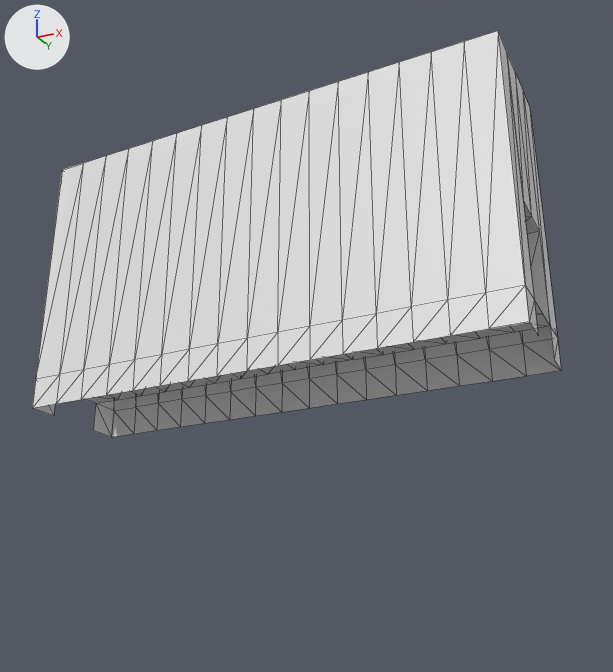
What one commit did to the OBJ model Assets/Crocotile/02_tunnel.obj.
Camera for both pictures: a camera (50 mm lens) standing at (11.7, -21.6, -9.1) and looking at (0.8, 0.1, 0.7). Every picture has the same lights, and +X, +Y and +Z are marked at upper left. Mesh edges are drawn as thin lines. Where no turn or scale is listed for an object, it has been applied to the vertices.

Script lines for the objects in view, before the commit:
```python
me_default = bpy.data.meshes.new('Default')
me_default.from_pydata(...)  # 214 vertices, 344 faces; spans x -8.0..8.0, y -2.0..2.0, z -1.0..8.0
ob_default = bpy.data.objects.new('Default', me_default)
ob_default.location = (0.0, 0.0, 0.0)
```
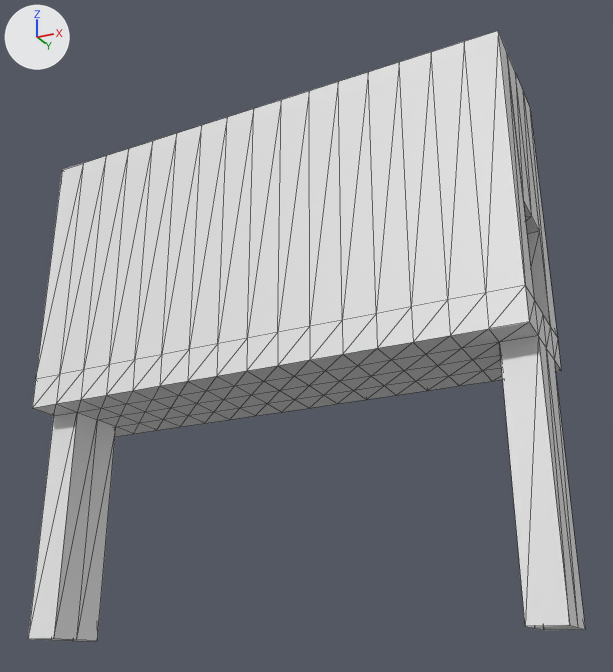
Diff of the bpy script that builds the scene:
```diff
--- a/Assets/Crocotile/02_tunnel.obj.py
+++ b/Assets/Crocotile/02_tunnel.obj.py
@@ me_default @@
 # used by ob_default; location = (0.0, 0.0, 0.0)
-me_default.from_pydata(...)  # 214 vertices, 344 faces; spans x -8.0..8.0, y -2.0..2.0, z -1.0..8.0
+me_default.from_pydata(...)  # 272 vertices, 492 faces; spans x -8.0..8.0, y -2.0..2.0, z -8.0..8.0
+# me_default part 1
+# 1 vertex is added at (-8.0, 0.0, -8.0)
+# 16 new vertices lie (0.0, 1.0, 0.0) away from vertices in x -7.0..8.0, y -2.0..-1.0, z -1.0
+# 15 new vertices lie (1.0, -1.0, 0.0) away from vertices in x -8.0..6.0, y 2.0, z -1.0
+# 15 new vertices lie (0.0, 1.0, 0.0) away from vertices in x -7.0..7.0, y -1.0, z -1.0
+# 11 new vertices lie (0.0, 0.0, -7.0) away from vertices in x -8.0..8.0, y -1.0..1.0, z -1.0
+# 148 new faces join them
```

Boxes (x1, y1, x2, y2) around the edits, measured in the pictures (613 x 672 px):
'Default', reshaped (50% taller)
    before: (32, 31, 561, 437)
    after: (28, 31, 585, 642)
part 1 of me_default, added
    after: (28, 300, 585, 642)
